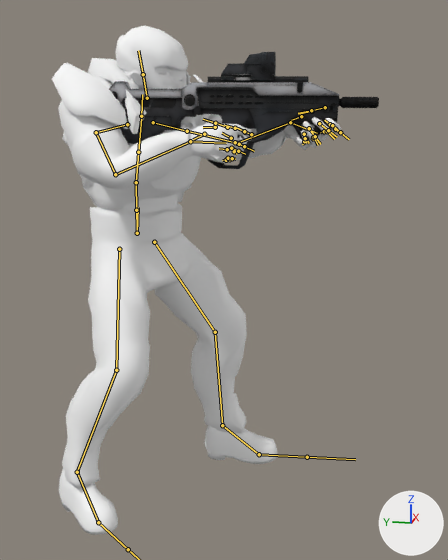
The FBX model data/models/shooting.fbx as it was, and as the next commit left it.
Before and after are seen from a camera (50 mm lens) standing at (-0.119, -0.0398, 0.0705) and looking at (-0.0062, -0.0173, 0.0423). Every picture has the same lights, and +X, +Y and +Z are marked at lower right. Both versions are drawn at frame 15 of the action 'Armature|Armature|Take 001|BaseLayer'; the numbers are the values there. The bones that bend it are drawn over the model as lines.

The first picture shows 'gun_LOD0', 'soldier_LOD0'.
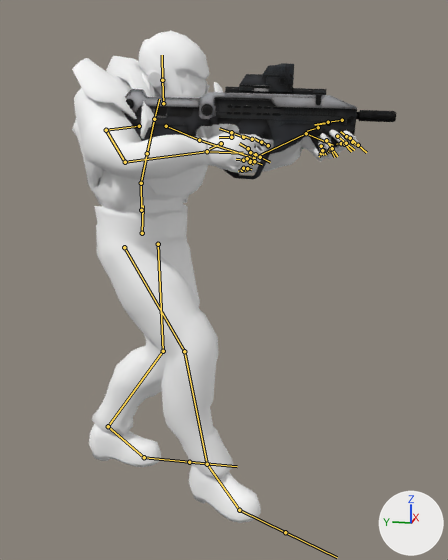
Where the change shows, as pixel boxes (x1, y1, x2, y2) in the pictures (448 x 560 px):
```json
{"object": "soldier_LOD0", "change": "posed", "before": [52, 26, 341, 535], "after": [72, 31, 358, 523]}
{"object": "gun_LOD0", "change": "posed", "before": [109, 52, 379, 169], "after": [122, 63, 396, 179]}
{"bone": "Bind_Root", "before": "(137, 233) to (138, 207)", "after": "(142, 233) to (143, 207)"}
{"bone": "Bind_Hips", "before": "(137, 233) to (136, 205)", "after": "(142, 233) to (143, 205)"}
{"bone": "Bind_LeftUpLeg", "before": "(154, 242) to (215, 332)", "after": "(158, 244) to (163, 351)"}
{"bone": "Bind_LeftLeg", "before": "(215, 332) to (222, 425)", "after": "(163, 351) to (108, 426)"}
{"bone": "Bind_LeftFoot", "before": "(222, 425) to (259, 454)", "after": "(108, 426) to (144, 457)"}
{"bone": "Bind_RightUpLeg", "before": "(119, 249) to (116, 370)", "after": "(124, 247) to (184, 351)"}
{"bone": "Bind_RightLeg", "before": "(116, 370) to (77, 472)", "after": "(184, 351) to (207, 464)"}
{"bone": "Bind_RightFoot", "before": "(77, 472) to (98, 522)", "after": "(207, 464) to (239, 510)"}
{"bone": "Bind_Spine", "before": "(136, 210) to (136, 182)", "after": "(141, 210) to (141, 183)"}
{"bone": "Bind_Spine1", "before": "(136, 182) to (138, 152)", "after": "(141, 183) to (147, 153)"}
{"bone": "Bind_Neck", "before": "(141, 116) to (142, 94)", "after": "(154, 119) to (159, 99)"}
{"bone": "Bind_Head", "before": "(147, 98) to (143, 74)", "after": "(163, 103) to (162, 80)"}
{"bone": "Bind_LeftShoulder", "before": "(153, 122) to (187, 131)", "after": "(166, 126) to (199, 140)"}
{"bone": "Bind_LeftArm", "before": "(187, 131) to (237, 143)", "after": "(199, 140) to (254, 158)"}
{"bone": "Bind_LeftForeArm", "before": "(237, 143) to (290, 122)", "after": "(254, 158) to (306, 133)"}
{"bone": "Bind_LeftHand", "before": "(290, 122) to (317, 133)", "after": "(306, 133) to (333, 145)"}
{"bone": "Bind_RightArm", "before": "(96, 132) to (115, 174)", "after": "(106, 130) to (125, 162)"}
{"bone": "Bind_RightForeArm", "before": "(115, 174) to (190, 141)", "after": "(125, 162) to (207, 151)"}
{"bone": "Bind_RightHand", "before": "(190, 141) to (226, 143)", "after": "(207, 151) to (243, 153)"}
```

Scene script edits in JSON lines:
```json
{"block": "bone_bind_root", "where": "bone_bind_root = bpy.data.objects['Armature'].pose.bones['Bind_Root']"}
{"op": "set", "path": "bone_bind_root.location", "old": "(-0.04, -0.17, -0.06)", "new": "(0.04, -0.17, 0.0)"}
{"block": "bone_bind_hips", "where": "bone_bind_hips = bpy.data.objects['Armature'].pose.bones['Bind_Hips']  # child of 'Bind_Root'"}
{"op": "set", "path": "bone_bind_hips.rotation_quaternion", "old": "(0.971, -0.001, -0.238, 0.0)", "new": "(0.975, 0.008, -0.217, -0.039)", "note": "degrees (0, -28, 0) -> degrees (2, -25, -5)"}
{"block": "bone_bind_leftupleg", "where": "bone_bind_leftupleg = bpy.data.objects['Armature'].pose.bones['Bind_LeftUpLeg']  # child of 'Bind_Hips'"}
{"op": "set", "path": "bone_bind_leftupleg.rotation_quaternion", "old": "(0.935, 0.265, -0.218, 0.088)", "new": "(0.981, 0.043, -0.188, -0.008)", "note": "degrees (31, -27, 3) -> degrees (5, -22, -2)"}
{"block": "bone_bind_leftleg", "where": "bone_bind_leftleg = bpy.data.objects['Armature'].pose.bones['Bind_LeftLeg']  # child of 'Bind_LeftUpLeg'"}
{"op": "set", "path": "bone_bind_leftleg.rotation_quaternion", "old": "(0.976, -0.217, 0.0, 0.0)", "new": "(0.96, -0.279, 0.0, 0.0)", "note": "degrees (-25, 0, 0) -> degrees (-32, 0, 0)"}
{"block": "bone_bind_leftfoot", "where": "bone_bind_leftfoot = bpy.data.objects['Armature'].pose.bones['Bind_LeftFoot']  # child of 'Bind_LeftLeg'"}
{"op": "set", "path": "bone_bind_leftfoot.rotation_quaternion", "old": "(0.996, -0.085, -0.011, -0.039)", "new": "(0.972, 0.232, 0.044, 0.006)", "note": "degrees (-10, -2, -4) -> degrees (27, 5, 2)"}
{"block": "bone_bind_rightupleg", "where": "bone_bind_rightupleg = bpy.data.objects['Armature'].pose.bones['Bind_RightUpLeg']  # child of 'Bind_Hips'"}
{"op": "set", "path": "bone_bind_rightupleg.rotation_quaternion", "old": "(0.974, 0.174, 0.097, -0.106)", "new": "(0.939, 0.322, -0.023, 0.117)", "note": "degrees (19, 13, -10) -> degrees (37, -7, 12)"}
{"block": "bone_bind_rightleg", "where": "bone_bind_rightleg = bpy.data.objects['Armature'].pose.bones['Bind_RightLeg']  # child of 'Bind_RightUpLeg'"}
{"op": "set", "path": "bone_bind_rightleg.rotation_quaternion", "old": "(0.964, -0.268, 0.0, 0.0)", "new": "(0.985, -0.171, 0.0, 0.0)", "note": "degrees (-31, 0, 0) -> degrees (-20, 0, 0)"}
{"block": "bone_bind_rightfoot", "where": "bone_bind_rightfoot = bpy.data.objects['Armature'].pose.bones['Bind_RightFoot']  # child of 'Bind_RightLeg'"}
{"op": "set", "path": "bone_bind_rightfoot.rotation_quaternion", "old": "(0.991, 0.078, 0.038, 0.105)", "new": "(0.985, -0.165, -0.009, -0.054)", "note": "degrees (9, 3, 12) -> degrees (-19, -2, -6)"}
{"block": "bone_bind_spine", "where": "bone_bind_spine = bpy.data.objects['Armature'].pose.bones['Bind_Spine']  # child of 'Bind_Root'"}
{"op": "set", "path": "bone_bind_spine.rotation_quaternion", "old": "(0.97, 0.046, -0.238, -0.02)", "new": "(0.965, 0.052, -0.256, -0.009)", "note": "degrees (6, -27, -4) -> degrees (7, -30, -3)"}
{"block": "bone_bind_spine1", "where": "bone_bind_spine1 = bpy.data.objects['Armature'].pose.bones['Bind_Spine1']  # child of 'Bind_Spine'"}
{"op": "set", "path": "bone_bind_spine1.rotation_quaternion", "old": "(0.99, 0.126, -0.033, 0.049)", "new": "(0.983, 0.181, -0.041, 0.008)", "note": "degrees (14, -4, 5) -> degrees (21, -5, 0)"}
{"block": "bone_bind_neck", "where": "bone_bind_neck = bpy.data.objects['Armature'].pose.bones['Bind_Neck']  # child of 'Bind_Spine2'"}
{"op": "set", "path": "bone_bind_neck.rotation_quaternion", "old": "(0.998, 0.0, 0.0, 0.07)", "new": "(0.998, 0.038, -0.002, 0.057)", "note": "degrees (0, 0, 8) -> degrees (4, 0, 6)"}
{"block": "bone_bind_head", "where": "bone_bind_head = bpy.data.objects['Armature'].pose.bones['Bind_Head']  # child of 'Bind_Neck'"}
{"op": "set", "path": "bone_bind_head.rotation_quaternion", "old": "(0.972, -0.125, 0.2, 0.016)", "new": "(0.953, -0.219, 0.201, -0.059)", "note": "degrees (-15, 23, -1) -> degrees (-28, 21, -12)"}
{"block": "bone_bind_leftshoulder", "where": "bone_bind_leftshoulder = bpy.data.objects['Armature'].pose.bones['Bind_LeftShoulder']  # child of 'Bind_Spine2'"}
{"op": "set", "path": "bone_bind_leftshoulder.rotation_quaternion", "old": "(0.957, -0.094, -0.016, 0.274)", "new": "(0.914, -0.093, 0.001, 0.394)", "note": "degrees (-11, 1, 32) -> degrees (-10, 4, 46)"}
{"block": "bone_bind_leftarm", "where": "bone_bind_leftarm = bpy.data.objects['Armature'].pose.bones['Bind_LeftArm']  # child of 'Bind_LeftShoulder'"}
{"op": "set", "path": "bone_bind_leftarm.rotation_quaternion", "old": "(0.835, -0.128, -0.226, 0.485)", "new": "(0.861, -0.312, -0.285, 0.284)", "note": "degrees (-27, -15, 64) -> degrees (-47, -18, 45)"}
{"block": "bone_bind_leftforearm", "where": "bone_bind_leftforearm = bpy.data.objects['Armature'].pose.bones['Bind_LeftForeArm']  # child of 'Bind_LeftArm'"}
{"op": "set", "path": "bone_bind_leftforearm.rotation_quaternion", "old": "(0.967, -0.047, -0.085, 0.236)", "new": "(0.922, -0.024, -0.066, 0.38)", "note": "degrees (-8, -8, 28) -> degrees (-5, -6, 45)"}
{"block": "bone_bind_lefthand", "where": "bone_bind_lefthand = bpy.data.objects['Armature'].pose.bones['Bind_LeftHand']  # child of 'Bind_LeftForeArm'"}
{"op": "set", "path": "bone_bind_lefthand.rotation_quaternion", "old": "(0.688, 0.0, -0.688, -0.232)", "new": "(0.608, 0.007, -0.745, -0.274)", "note": "degrees (80, -71, -100) -> degrees (-75, -115, 53)"}
{"block": "bone_bind_rightarm", "where": "bone_bind_rightarm = bpy.data.objects['Armature'].pose.bones['Bind_RightArm']  # child of 'Bind_RightShoulder'"}
{"op": "set", "path": "bone_bind_rightarm.rotation_quaternion", "old": "(0.84, -0.038, -0.119, -0.528)", "new": "(0.77, -0.178, -0.14, -0.596)", "note": "degrees (4, -14, -65) -> degrees (-7, -25, -74)"}
{"block": "bone_bind_rightforearm", "where": "bone_bind_rightforearm = bpy.data.objects['Armature'].pose.bones['Bind_RightForeArm']  # child of 'Bind_RightArm'"}
{"op": "set", "path": "bone_bind_rightforearm.rotation_quaternion", "old": "(0.772, -0.005, 0.011, -0.635)", "new": "(0.821, -0.011, 0.02, -0.571)", "note": "degrees (-1, 1, -79) -> degrees (-2, 1, -70)"}
{"block": "bone_bind_righthand", "where": "bone_bind_righthand = bpy.data.objects['Armature'].pose.bones['Bind_RightHand']  # child of 'Bind_RightForeArm'"}
{"op": "set", "path": "bone_bind_righthand.rotation_quaternion", "old": "(0.859, -0.051, 0.449, 0.241)", "new": "(0.795, -0.113, 0.576, 0.152)", "note": "degrees (12, 53, 38) -> degrees (-1, 72, 21)"}
```
